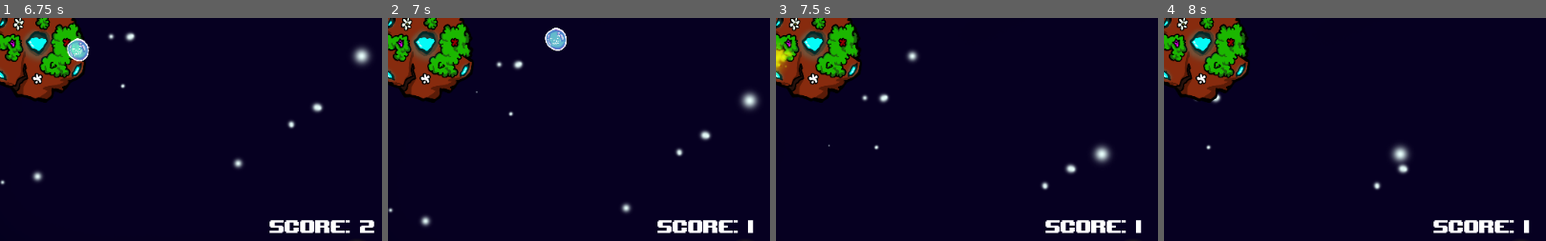
Above: before the commit, frames 1-4 (left to right).
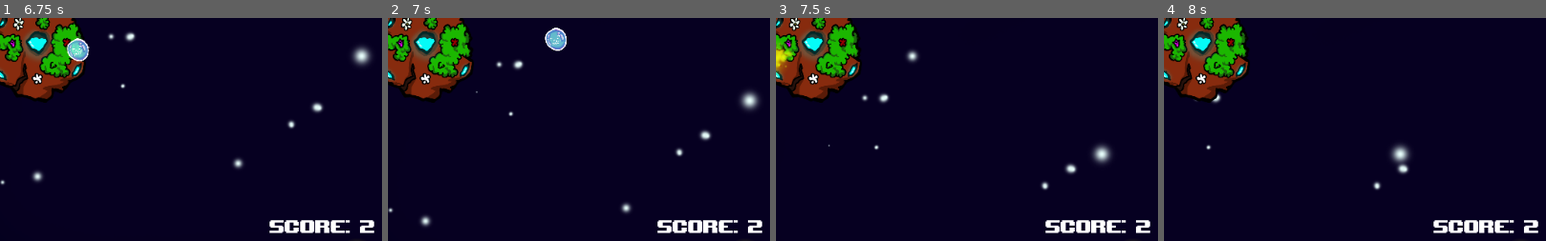
Above: after the commit, the same moments.

Repository: EddieBreeg/bubbles
Game: Godot game, scene res://src/main_scene.tscn
The game is run twice, just before and just after one commit, with the same random seed, the same clock (stepped at 60 frames per second) and the same inputs.
Inputs (mouse positions are % of the whole screen's width and height, from its top left):
- Up to frame 1 (6.75 s): tap Enter at 0.5 s; move the mouse to (72, 45) at 0.52 s; hold Right (ui_right) 0.53-1.28 s; right-click (72, 45) at 0.6 s; move the mouse to (30, 55) at 1.27 s; hold Down (ui_down) 1.28-2.03 s; click (30, 55) at 1.35 s; move the mouse to (60, 28) at 2.02 s; hold Right (ui_right) 2.03-2.78 s; right-click (60, 28) at 2.1 s; move the mouse to (45, 70) at 2.77 s; hold Up (ui_up) 2.78-3.53 s; click (45, 70) at 2.85 s; move the mouse to (80, 65) at 3.52 s; hold Left (ui_left) 3.53-5.03 s; right-click (80, 65) at 3.6 s; move the mouse to (20, 35) at 4.27 s; click (20, 35) at 4.35 s; move the mouse to (55, 50) at 5.02 s; hold Down (ui_down) 5.03-5.78 s; right-click (55, 50) at 5.1 s; move the mouse to (35, 25) at 5.77 s; hold Right (ui_right) 5.78-6.53 s; click (35, 25) at 5.85 s; move the mouse to (72, 45) at 6.52 s; hold Up (ui_up) from 6.53 s (still down); right-click (72, 45) at 6.6 s
- Up to frame 2 (7 s): keep holding Up (ui_up)
- Up to frame 3 (7.5 s): move the mouse to (30, 55) at 7.27 s; release Up (ui_up) at 7.28 s; hold Right (ui_right) from 7.28 s (still down); click (30, 55) at 7.35 s
- Up to frame 4 (8 s): keep holding Right (ui_right)
The pictures show only the part of the screen within x 45-95%, y 42-92%; the shares and areas given below are measured in that part.

Frame 1 is identical in both runs. In frame 2, 0.1% of the frame differs, in the area x 94-98%, y 90-97%; in frame 3, 0.1%; in frame 4, 0.1%.

Commit message:
player actual life system

Diff:
--- a/asteroid-proto/project.godot
+++ b/asteroid-proto/project.godot
@@ -110,7 +110,6 @@
 2d_physics/layer_5="rock"
 2d_physics/layer_6="life"
 2d_physics/layer_7="enemy_bulets"
-2d_physics/layer_8="items"
 
 [physics]
 
--- a/asteroid-proto/src/actors/Actor.gd
+++ b/asteroid-proto/src/actors/Actor.gd
@@ -7,7 +7,7 @@
 var moving_speed = 600
 var velocity: = Vector2(1, 0)
 var hp = 3
-export var max_hp = 10
+export var max_hp = 5
 
 # Called when the node enters the scene tree for the first time.
 func _ready():
--- a/asteroid-proto/src/actors/Planet.gd
+++ b/asteroid-proto/src/actors/Planet.gd
@@ -10,7 +10,7 @@
 
 func _take_damage(n: int) -> void:
 	var player = get_parent().get_node('Player')
-	player._update_score(-n)
+	player._update_score(-n if hp < max_hp else 0)
 	hp = hp - n if (hp-n)>0 else 0
 	hp = hp if hp < max_hp else max_hp
 	if not hp:
--- a/asteroid-proto/src/actors/Player.gd
+++ b/asteroid-proto/src/actors/Player.gd
@@ -27,6 +27,9 @@
 func _add_rock(nb_of_rock):
 	rock_count += nb_of_rock
 
+func _process(_delta):
+	if not rock_count:
+		emit_signal('die')
 
 func _physics_process(_delta: float) -> void:
 	velocity.x = 0
@@ -57,9 +60,8 @@
 		shoot_instance.rotation = get_angle_to(get_global_mouse_position())
 		get_parent().add_child(shoot_instance)
 
-# func _take_damage(n: int) -> void:
-# 	pass
-
+func _take_damage(n: int) -> void:
+	rock_count = rock_count - n if (rock_count-n) > 0 else 0
 
 func _on_Player_die():
 	queue_free()
